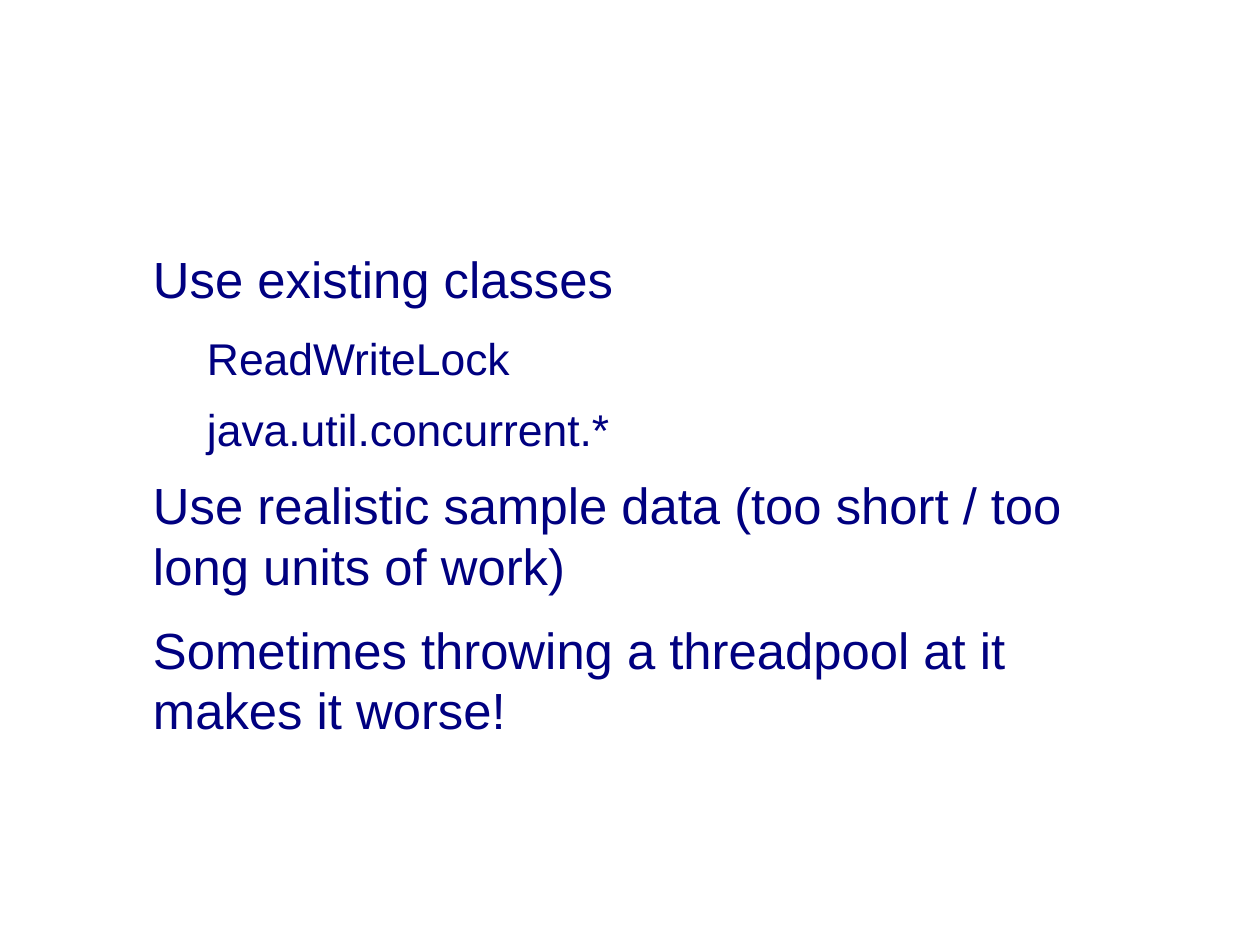
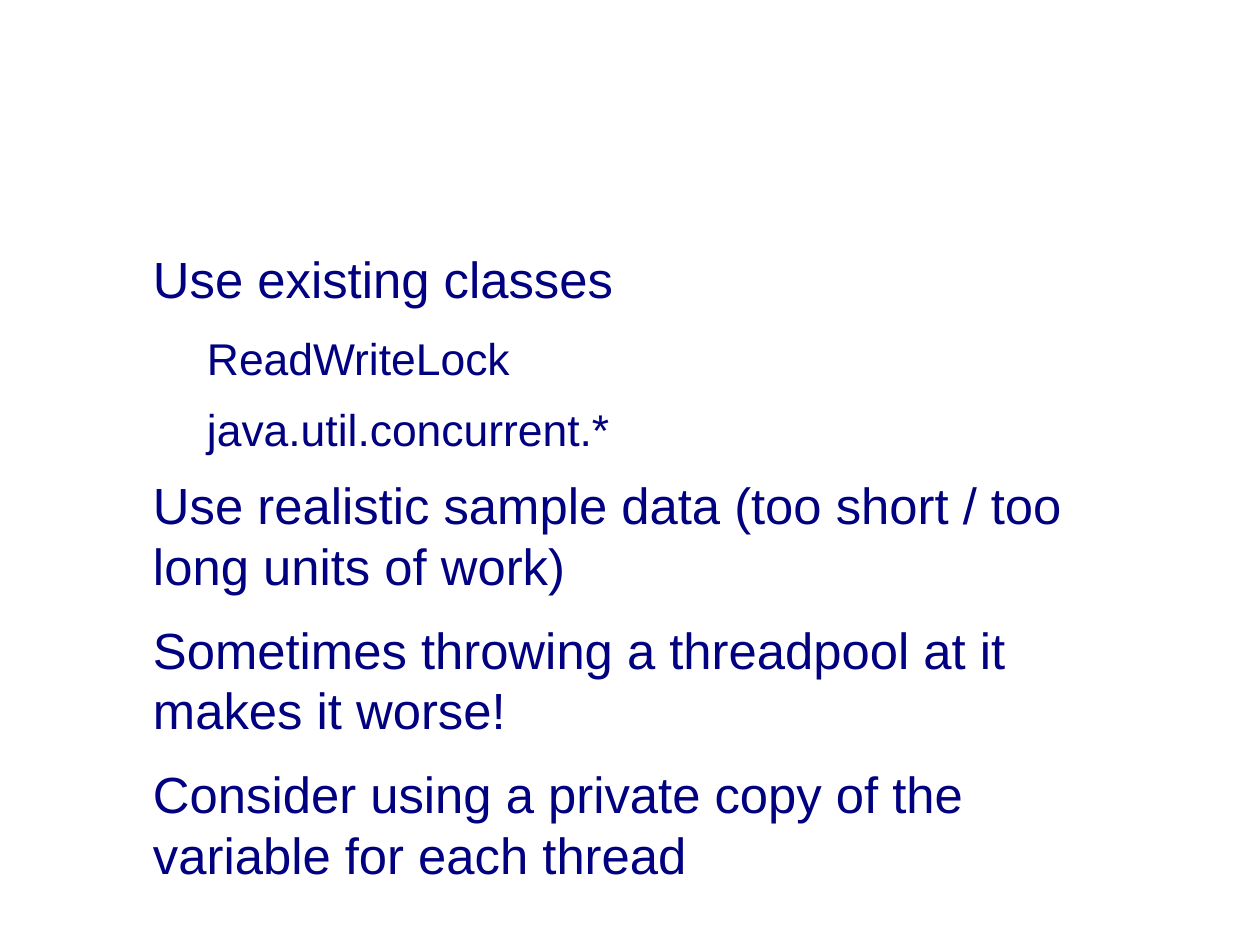
Before and after one commit to weijanlin/hype-free, a slide deck: slide 18 of java-perfopt-201003/java-perf-201003.odp. Drawn at 1260x945 pixels with LibreOffice and Linux fonts; fonts in the diff are those of the drawing; background and template pictures are left out. Boxes give left, top, right and bottom in pixels: in the first picture for what was removed or moved away, otherwise in the second. Text is boxed around its words. In the diff, an @@ line names an element or a change of style, - is before the commit and + after.

Commit message:
Added demo with DateFormat / ThreadLocal

```diff
--- a/java-perfopt-201003/java-perf-201003.odp
+++ b/java-perfopt-201003/java-perf-201003.odp
@@ text at bbox=[153, 776, 963, 875]: paragraph added @@
+● Consider using a private copy of the variable for each thread
```
Also in this commit, not shown: 10 other slides changed, 1 other file.
